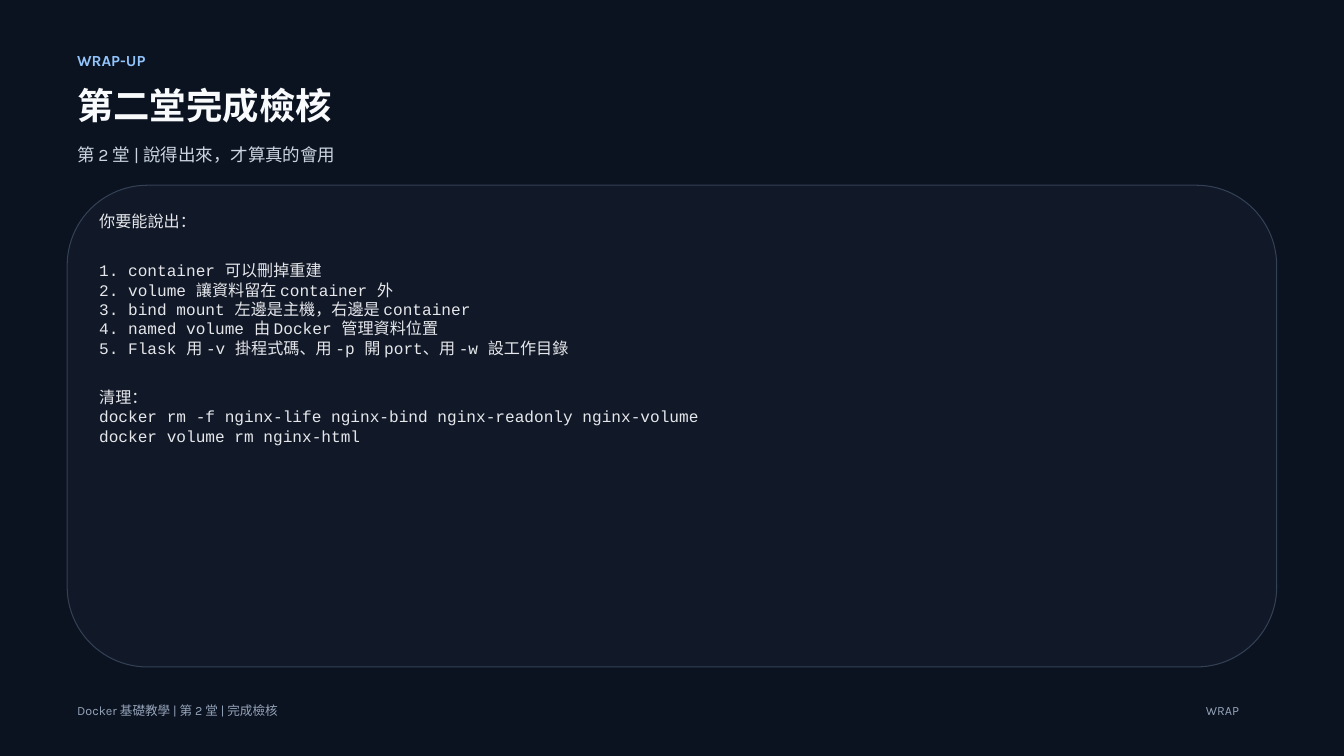
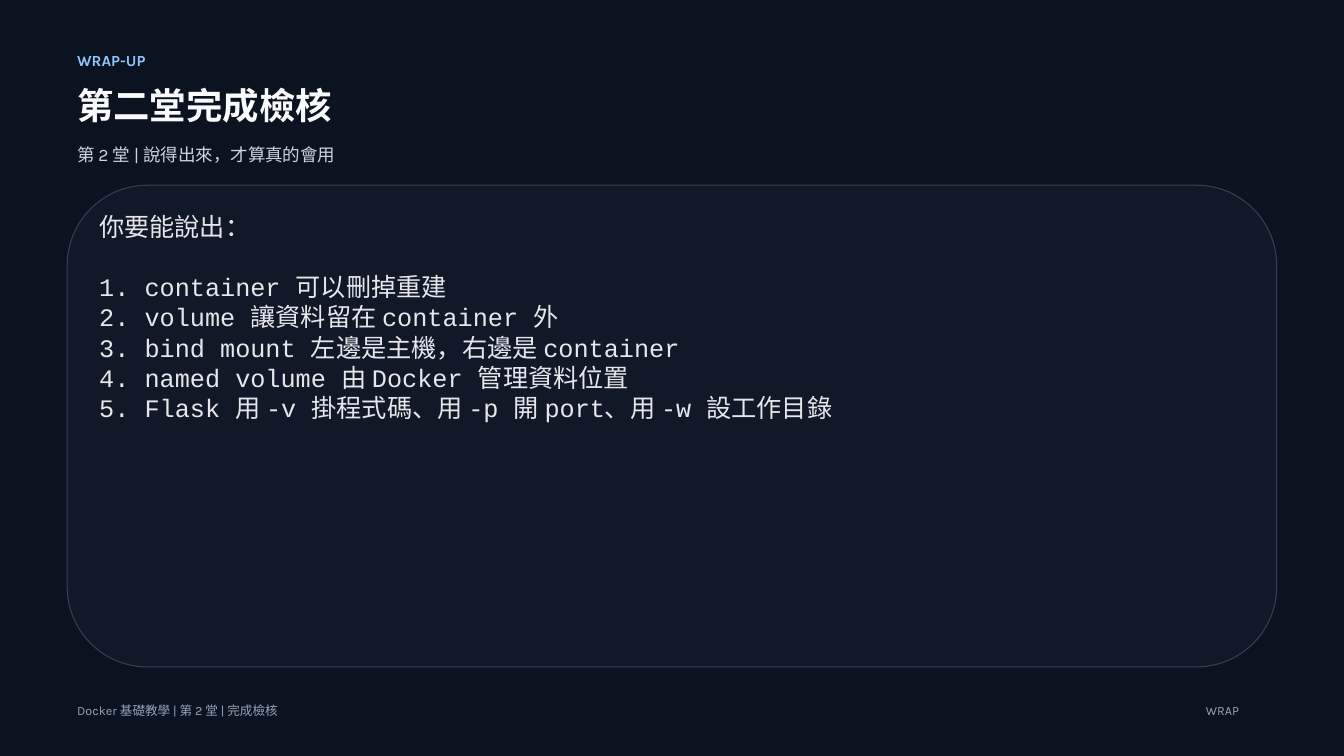
Before and after one commit to lalalalaluk/docker-practice, a slide deck: slide 29 of slides/docker-session2-flask-volume.pptx (slide 43 before the commit). Drawn at 1344x756 pixels with LibreOffice and Linux fonts; fonts in the diff are those of the drawing. Boxes give left, top, right and bottom in pixels: in the first picture for what was removed or moved away, otherwise in the second. Text is boxed around its words. In the diff, an @@ line names an element or a change of style, - is before the commit and + after.

Commit message:
Update Docker session slides

```diff
--- a/slides/docker-session2-flask-volume.pptx
+++ b/slides/docker-session2-flask-volume.pptx
@@ text "你要能說出：" at box(99, 215, 832, 423): size 11.5 to 18 pt @@
@@ text at box(99, 389, 698, 446): paragraphs removed @@
-清理：
-docker rm -f nginx-life nginx-bind nginx-readonly nginx-volume
-docker volume rm nginx-html
```
Also in this commit, not shown: 15 other slides changed, 14 slides removed, 2 other files.
